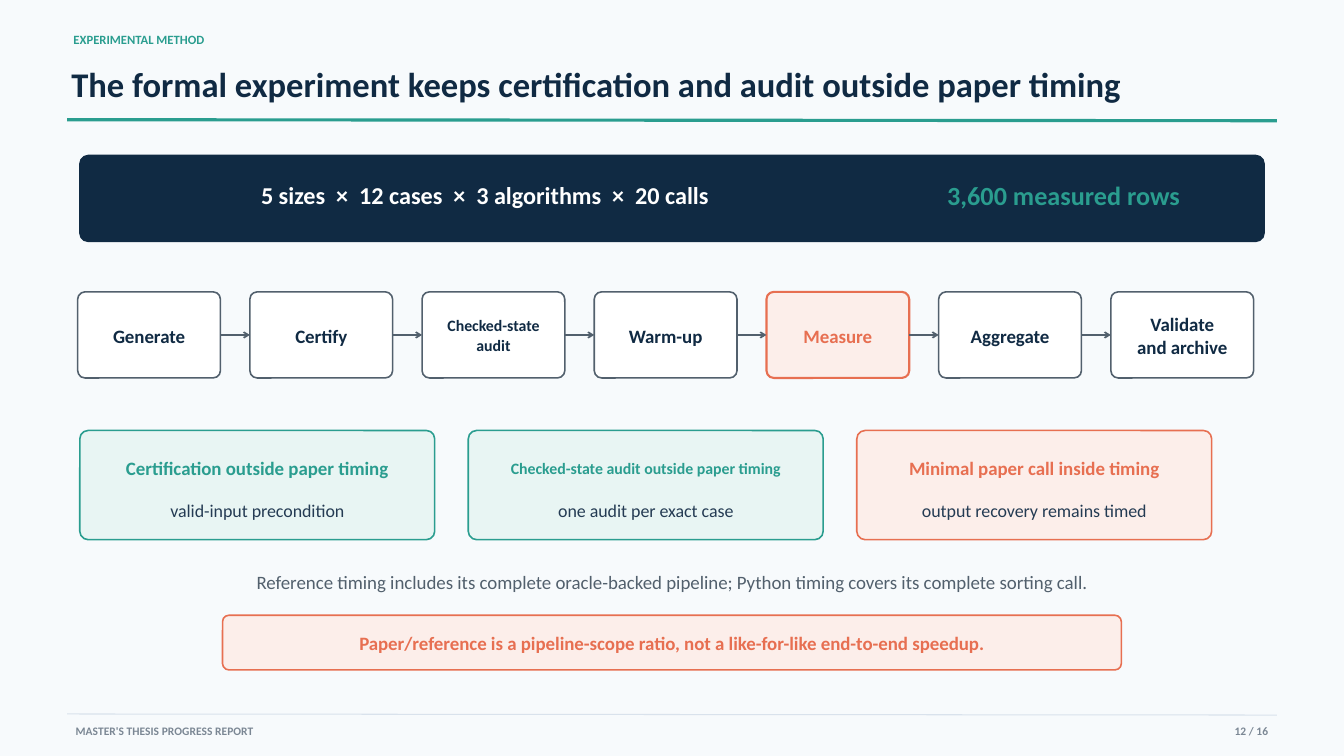
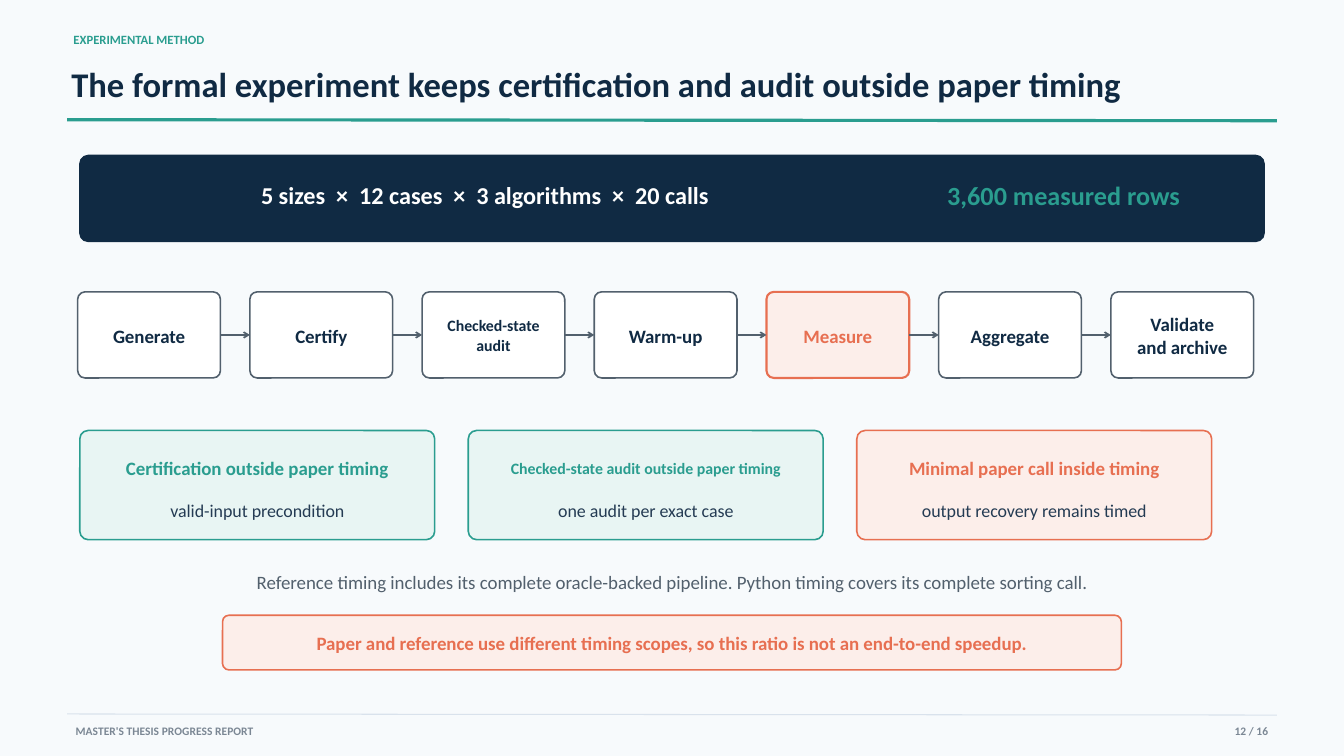
Before and after one commit to YixueWang983/jordan-sorting, a slide deck: slide 12 of presentations/progress_report/Jordan_Sorting_Progress_Report.pptx. Drawn at 1344x756 pixels with LibreOffice and Linux fonts; fonts in the diff are those of the drawing. Boxes give left, top, right and bottom in pixels: in the first picture for what was removed or moved away, otherwise in the second. Text is boxed around its words. In the diff, an @@ line names an element or a change of style, - is before the commit and + after.

```diff
--- a/presentations/progress_report/Jordan_Sorting_Progress_Report.pptx
+++ b/presentations/progress_report/Jordan_Sorting_Progress_Report.pptx
@@ text at (257, 576, 1087, 592): text changed @@
-Reference timing includes its complete oracle-backed pipeline; Python timing covers its complete sorting call.
+Reference timing includes its complete oracle-backed pipeline. Python timing covers its complete sorting call.
@@ text at (317, 637, 1027, 653): text changed @@
-Paper/reference is a pipeline-scope ratio, not a like-for-like end-to-end speedup.
+Paper and reference use different timing scopes, so this ratio is not an end-to-end speedup.
```
Also in this commit, not shown: 9 other slides changed, 5 other files.
